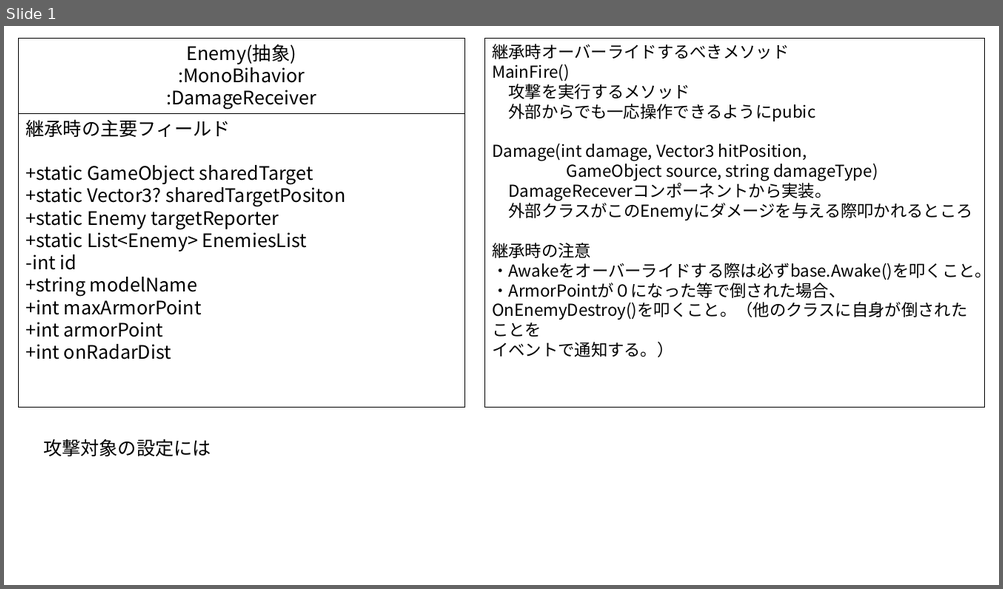
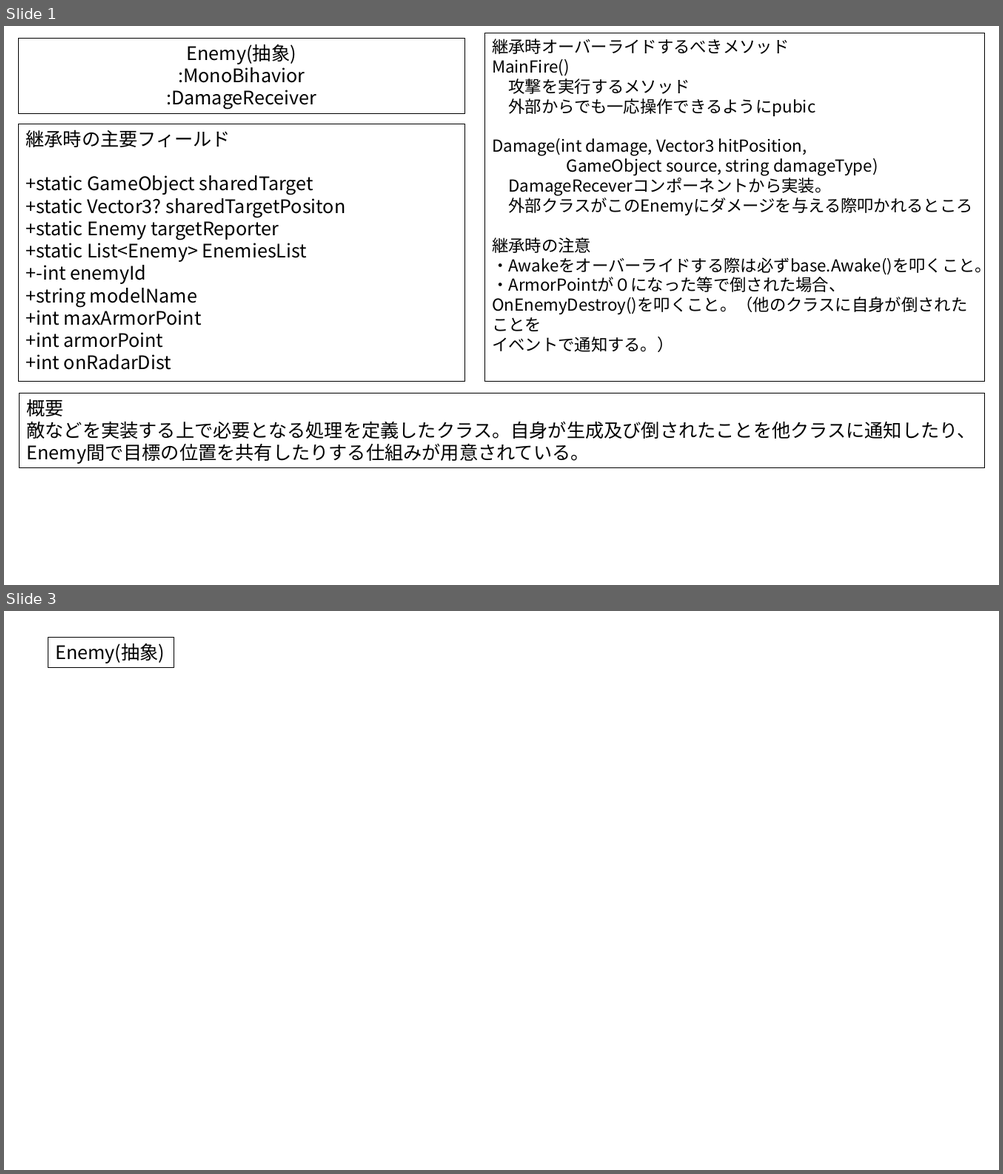
Before and after one commit to magnet15s/blackout_230604, a slide deck: class説明.pptx. Shown one above the other, each under a label of ours: slide 1 before the commit, slides 1 and 3 after it; the slides between them are not shown. The pictures are 1003x589 and 1003x1174 pixels, drawn with LibreOffice and Linux fonts; fonts in the diff are those of the drawing. Boxes give left, top, right and bottom in pixels: in the first picture for what was removed or moved away, otherwise in the second. Text is boxed around its words. In the diff, an @@ line names an element or a change of style, - is before the commit and + after.

```diff
--- a/class説明.pptx
+++ b/class説明.pptx
@@ slide 3 added at [4,611,999,1170], background #FFFFFF @@
@@ rectangle added at [48,637,174,667], outline #000000 0.75 pt, 18 pt, text #000000 @@
+Enemy(抽象)
@@ slide 1 changed as well @@
@@ rectangle "継承時オーバーライドするべきメソッド": place and size @@
-rectangle "継承時オーバーライドするべきメソッド" at [484,38,984,407]
+rectangle "継承時オーバーライドするべきメソッド" at [484,33,984,382]
@@ rectangle "継承時の主要フィールド": place and size @@
-rectangle "継承時の主要フィールド" at [18,113,464,407]
+rectangle "継承時の主要フィールド" at [18,124,464,382]
@@ text in rectangle at [25,265,147,284]: text changed @@
--int id
++-int enemyId
@@ rectangle added at [19,393,984,469], outline #000000 0.75 pt, 18 pt, text #000000 @@
+概要
+敵などを実装する上で必要となる処理を定義したクラス。自身が生成及び倒されたことを他クラスに通知したり、Enemy間で目標の位置を共有したりする仕組みが用意されている。
@@ text removed at [43,439,211,457] @@
-攻撃対象の設定には
```
Also in this commit, not shown: 1 other slide added, 5 other files.
